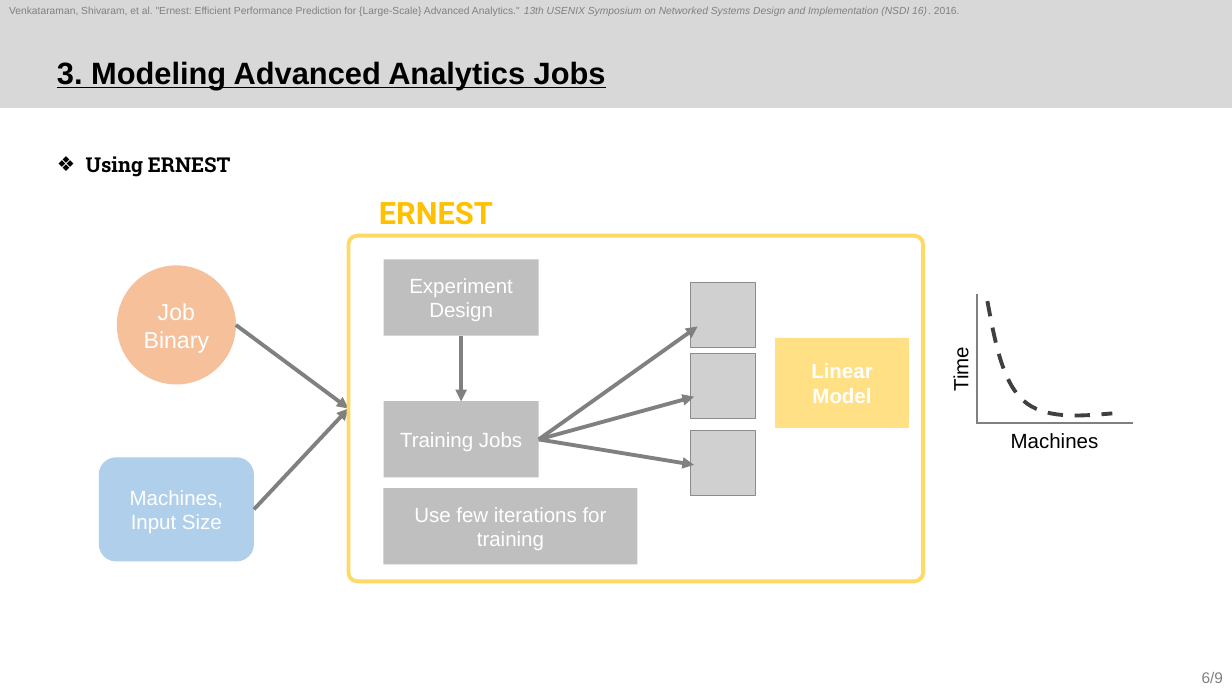
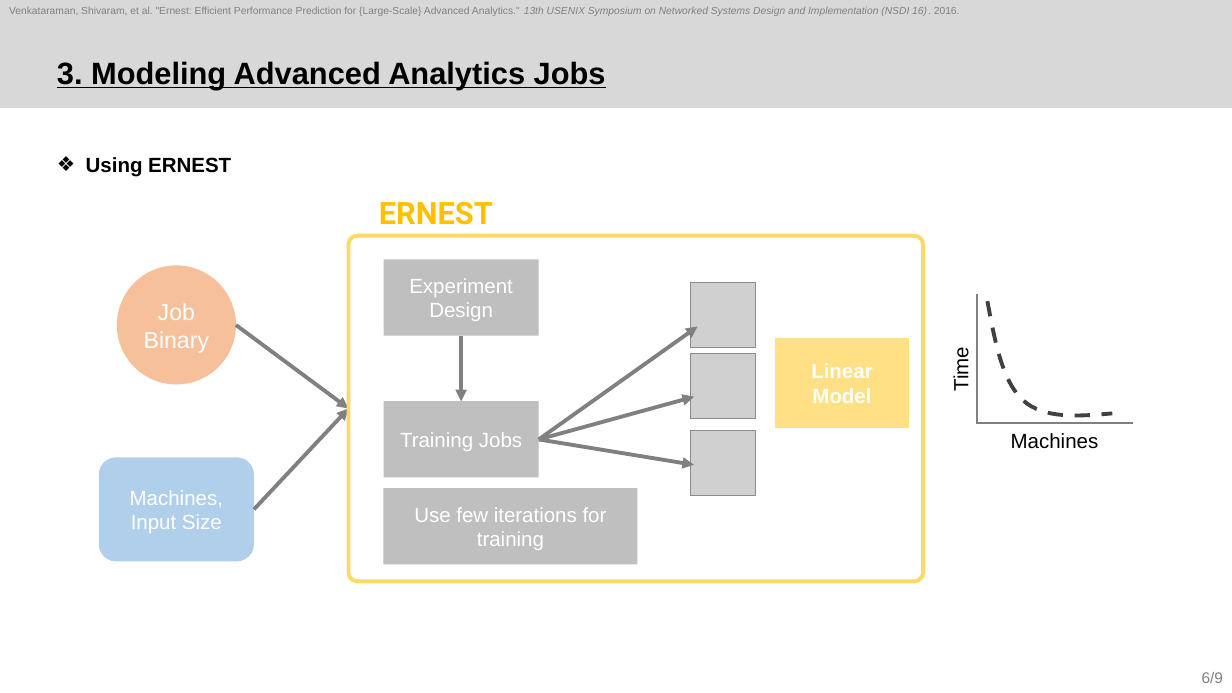
Before and after one commit to sohee98/2022-2nd-Course, a slide deck: slide 6 of Cloud Computing/Paper review/3. Ernest/22.11.22_Ernest_SoheeKim.pptx. Drawn at 1232x693 pixels with LibreOffice and Linux fonts; fonts in the diff are those of the drawing; grey boxes stand for pictures. Boxes give left, top, right and bottom in pixels: in the first picture for what was removed or moved away, otherwise in the second. Text is boxed around its words. In the diff, an @@ line names an element or a change of style, - is before the commit and + after.

```diff
--- a/Cloud Computing/Paper review/3. Ernest/22.11.22_Ernest_SoheeKim.pptx
+++ b/Cloud Computing/Paper review/3. Ernest/22.11.22_Ernest_SoheeKim.pptx
@@ text "Using ERNEST" at [86,157,231,177]: font Roboto Slab to Arial @@
```
Also in this commit, not shown: 7 other slides changed, 2 other files.
